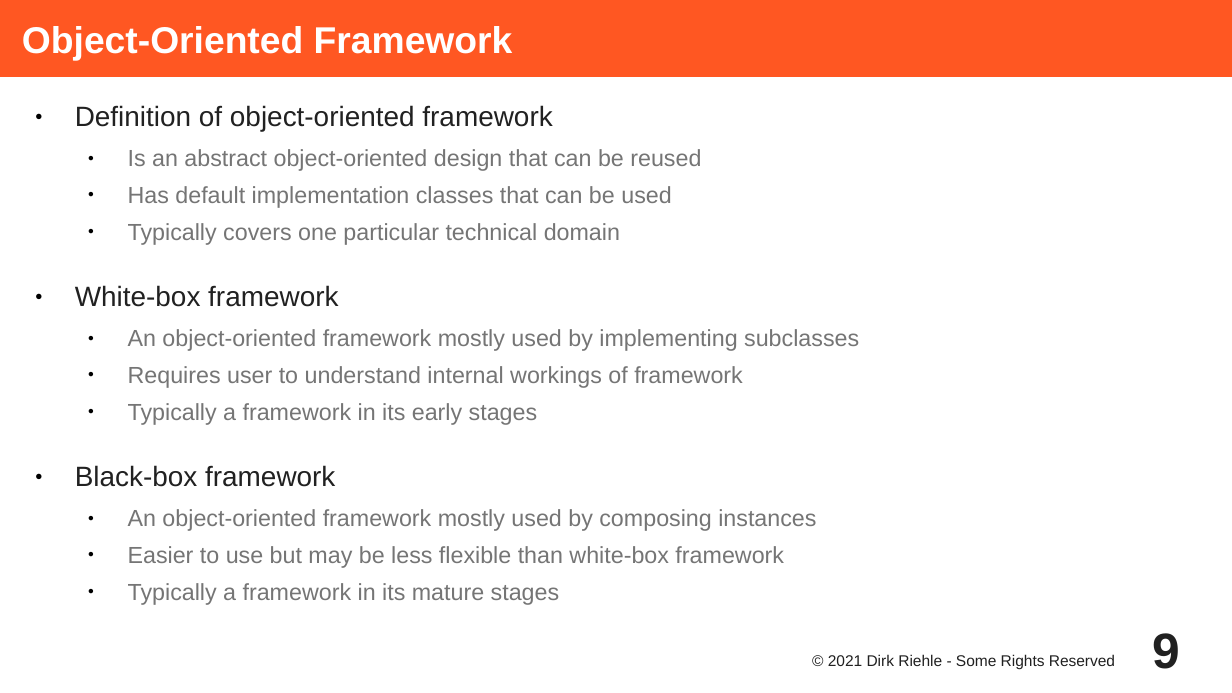
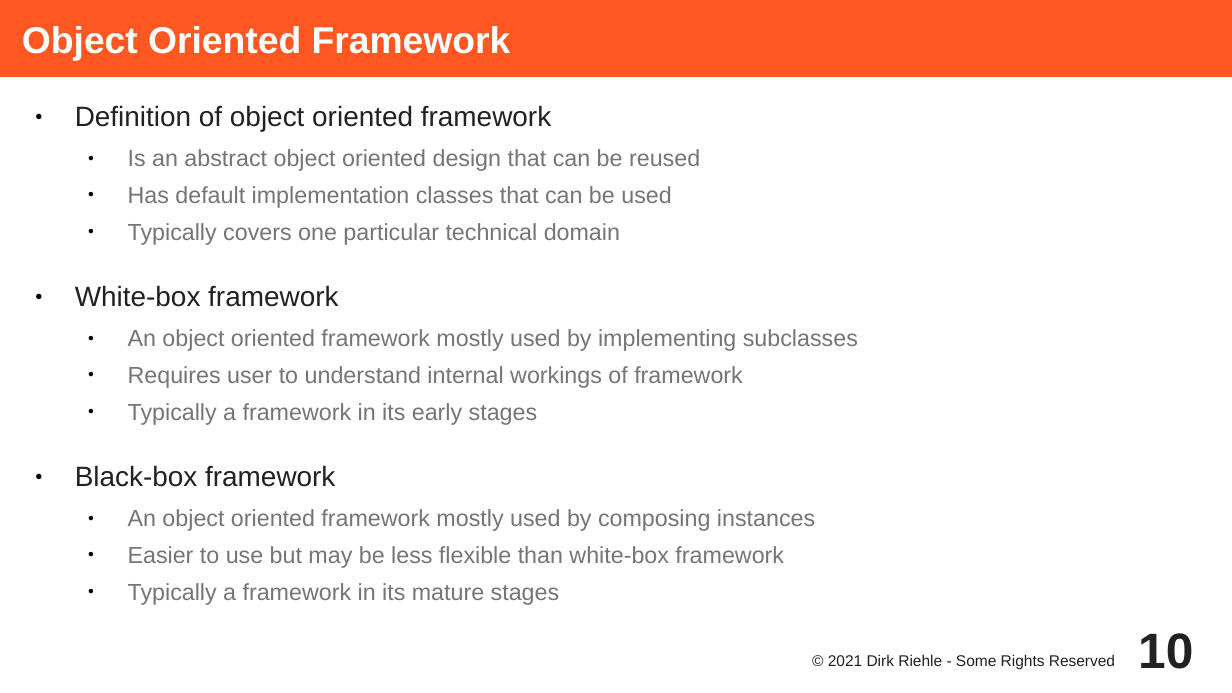
Before and after one commit to dirkriehle/adap-course, a slide deck: slide 10 of Lecture Slides/ADAP C11 - Object-oriented Frameworks.odp (slide 9 before the commit). Drawn at 1232x693 pixels with LibreOffice and Linux fonts; fonts in the diff are those of the drawing. Boxes give left, top, right and bottom in pixels: in the first picture for what was removed or moved away, otherwise in the second. Text is boxed around its words. In the diff, an @@ line names an element or a change of style, - is before the commit and + after.

```diff
--- a/Lecture Slides/ADAP C11 - Object-oriented Frameworks.odp
+++ b/Lecture Slides/ADAP C11 - Object-oriented Frameworks.odp
@@ title at [22,26,511,61]: text changed @@
-Object-Oriented Framework
+Object Oriented Framework
@@ text at [75,105,700,171]: text changed @@
-● Definition of object-oriented framework
-  ● Is an abstract object-oriented design that can be reused
+● Definition of object oriented framework
+  ● Is an abstract object oriented design that can be reused
@@ text at [128,329,858,351]: text changed @@
-  ● An object-oriented framework mostly used by implementing subclasses
+  ● An object oriented framework mostly used by implementing subclasses
@@ text at [128,509,815,531]: text changed @@
-  ● An object-oriented framework mostly used by composing instances
+  ● An object oriented framework mostly used by composing instances
@@ page number at [1138,633,1193,669]: text changed @@
-9
+10
```
Also in this commit, not shown: 8 other slides changed, 9 slides added, 5 other files.
